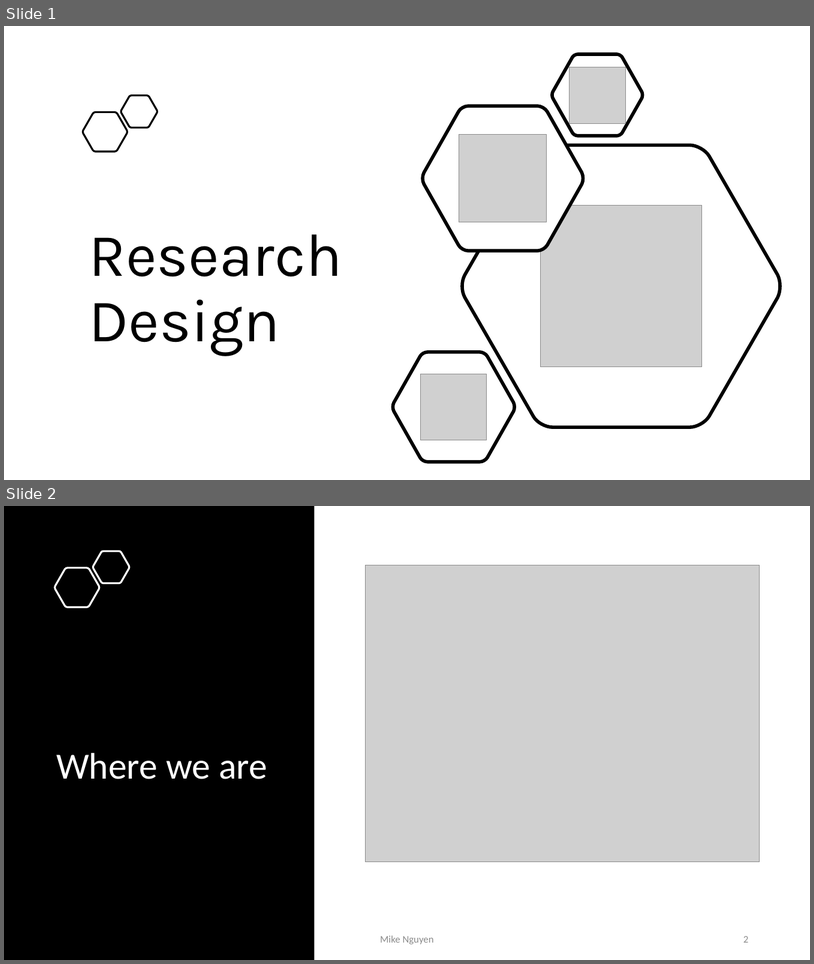
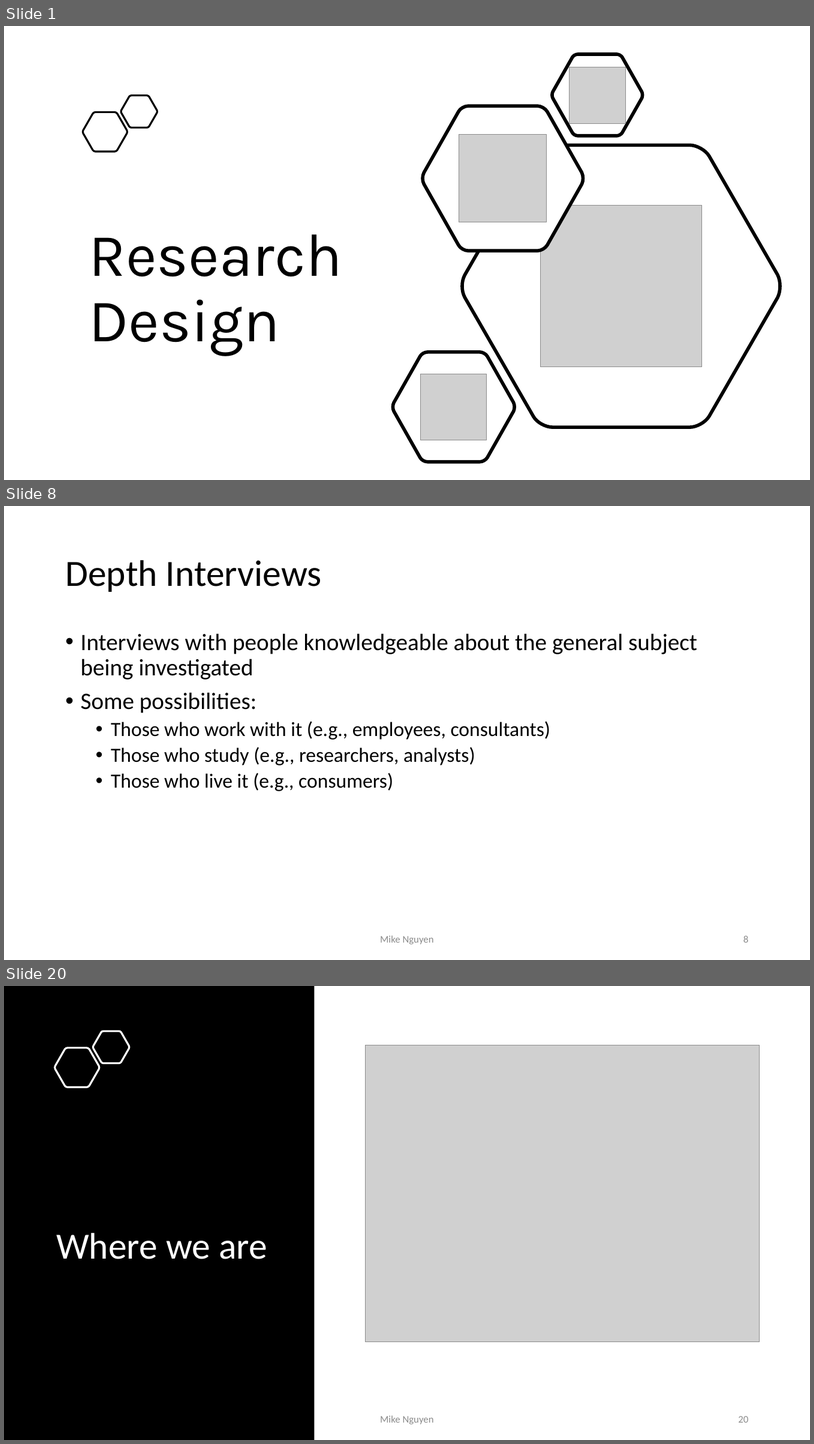
Before and after one commit to mikenguyen13/mar4050, a slide deck: lectures/2/Unit4_Research Design.pptx. Shown one above the other, each under a label of ours: slides 1 and 2 before the commit, slides 1, 8 and 20 after it; the slides between them are not shown. The pictures are 814x964 and 814x1444 pixels, drawn with LibreOffice and Linux fonts; fonts in the diff are those of the drawing; grey boxes stand for pictures. Boxes give left, top, right and bottom in pixels: in the first picture for what was removed or moved away, otherwise in the second. Text is boxed around its words. In the diff, an @@ line names an element or a change of style, - is before the commit and + after.

```diff
--- a/lectures/2/Unit4_Research Design.pptx
+++ b/lectures/2/Unit4_Research Design.pptx
@@ slide 8 added at (x1=4, y1=506, x2=810, y2=960), background #FFFFFF @@
@@ title added at (x1=65, y1=560, x2=322, y2=592), 44 pt, text #000000 @@
+Depth Interviews
@@ text added at (x1=81, y1=633, x2=698, y2=791), 24 pt, text #000000 @@
+• Interviews with people knowledgeable about the general subject being investigated
+• Some possibilities:
+  • Those who work with it (e.g., employees, consultants)
+  • Those who study (e.g., researchers, analysts)
+  • Those who live it (e.g., consumers)
@@ text added at (x1=380, y1=935, x2=434, y2=944), 12 pt, text #8C8C8C @@
+Mike Nguyen
@@ page number added at (x1=744, y1=935, x2=749, y2=942), 12 pt, text #8C8C8C @@
+8
@@ what was slide 2 is now slide 20 @@
@@ page number at (x1=738, y1=1416, x2=749, y2=1422): text changed @@
-2
+20
```
Also in this commit, not shown: 17 other slides added, 9 other files.
